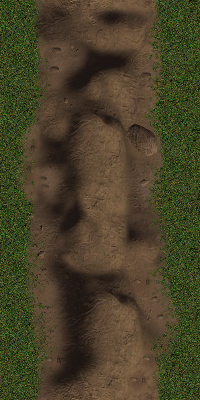
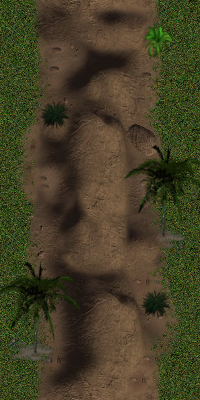
Before/after of a 200x400 layered artwork. What changed in the layer stack:
added layer "Clipboard#3" above "Clipboard#2" over [123, 143, 200, 238]
added layer "Clipboard#2" above "Clipboard#1" over [140, 289, 172, 320]
added layer "Clipboard#1" above "Clipboard#4" over [39, 100, 71, 131]
added layer "Clipboard#4" above "Clipboard#5" over [0, 260, 80, 355]
added layer "Clipboard#5" above "Clipboard#6" over [8, 338, 55, 366]
added layer "Clipboard#6" above "New Layer#2" over [142, 24, 173, 58]
added layer "Clipboard" above "Background" over [149, 225, 187, 251]
